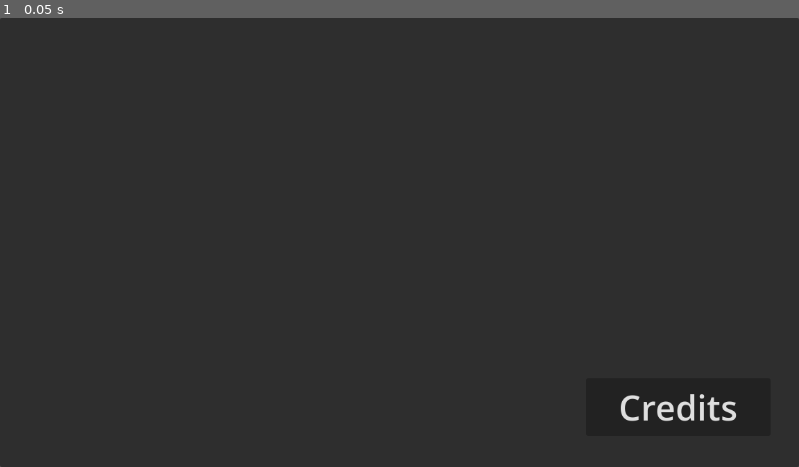
Above: before the commit, frame 1.
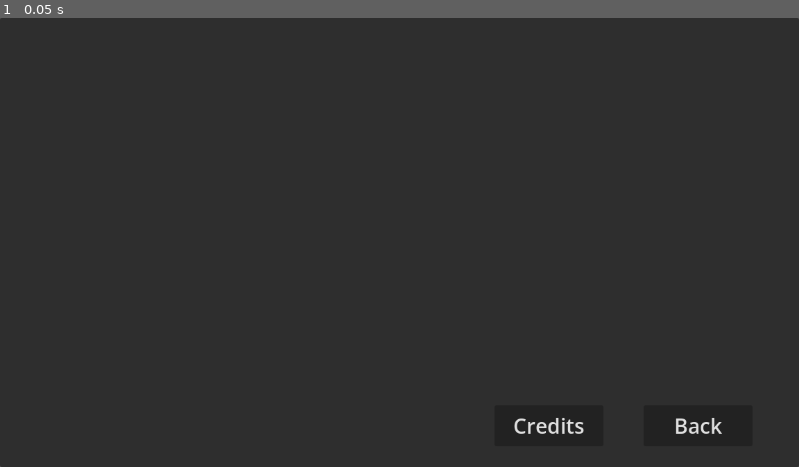
Above: after the commit, the same moment.

Repository: Guyiy1324/Jumpe-r-r-r-r-r-r-r-r
Game: Godot game, scene res://options_&_credits.tscn
Two runs of this game, one before a commit and one after it. Both use one fixed random seed, a clock stepped at 60 frames per second and the inputs below. This scene is started directly instead of the project's main scene.
Inputs:
- Up to frame 1 (0.05 s): no input

The runs differ from the first frame. In frame 1, 0.6% of the frame differs, in the area x 64-93%, y 83-93%.

Commit message:
breh

Diff:
--- a/jump-e-r/options_&_credits.tscn
+++ b/jump-e-r/options_&_credits.tscn
@@ -16,11 +16,20 @@
 grow_horizontal = 2
 grow_vertical = 2
 
-[node name="Button" type="Button" parent="." unique_id=245998403]
+[node name="Button2" type="Button" parent="." unique_id=1460921096]
 layout_mode = 0
-offset_left = 845.0
-offset_top = 520.0
-offset_right = 1111.0
-offset_bottom = 603.0
-theme_override_font_sizes/font_size = 50
+offset_left = 928.0
+offset_top = 559.0
+offset_right = 1085.0
+offset_bottom = 618.0
+theme_override_font_sizes/font_size = 30
+text = "Back"
+
+[node name="Button3" type="Button" parent="." unique_id=1795130062]
+layout_mode = 0
+offset_left = 713.0
+offset_top = 559.0
+offset_right = 870.0
+offset_bottom = 618.0
+theme_override_font_sizes/font_size = 30
 text = "Credits"
